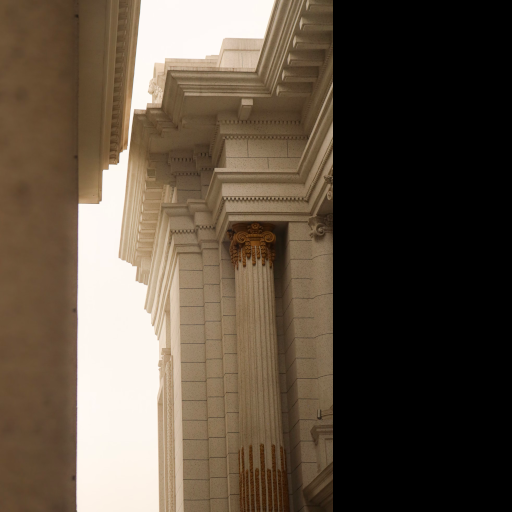
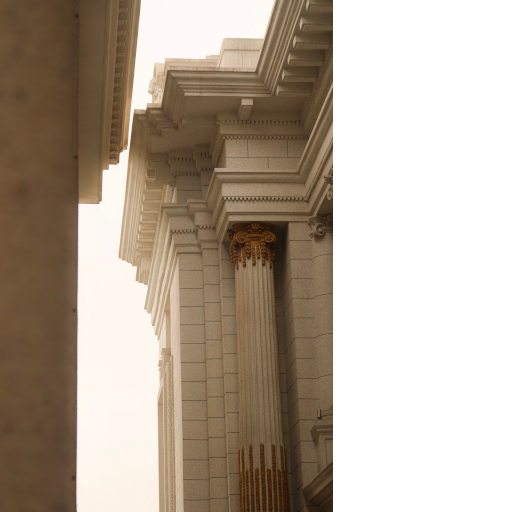
The second 512 x 512 image is a revision of the first. Changes to its layers:
painted on "image" over [333, 0, 512, 512]
